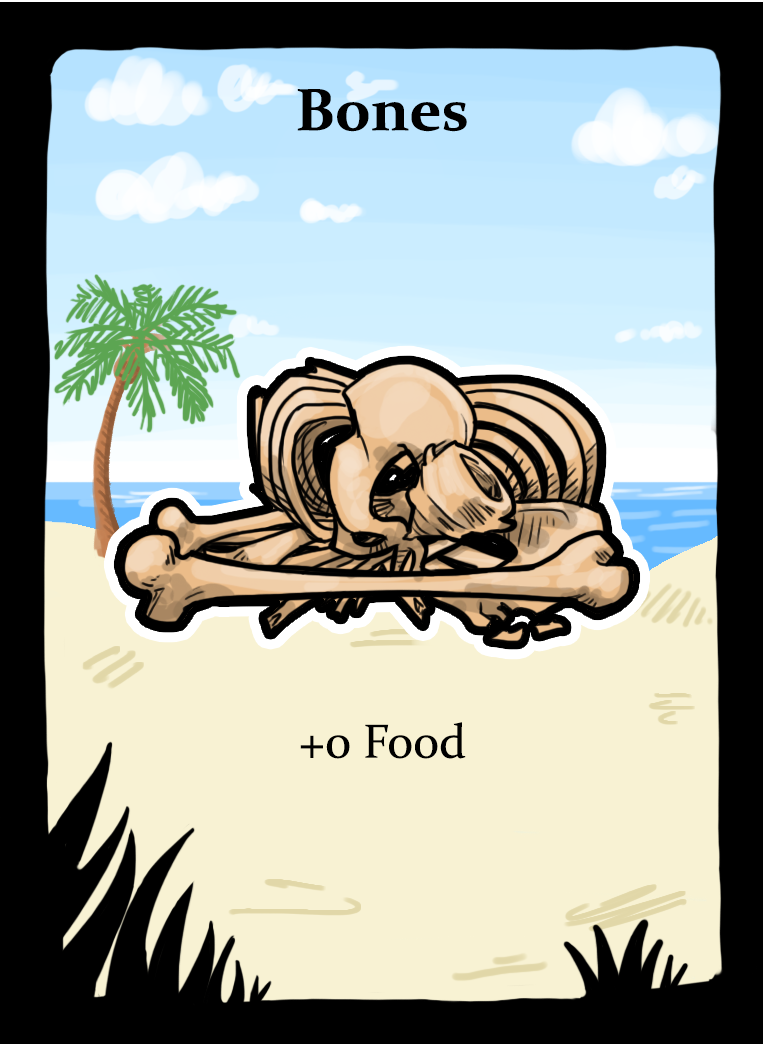
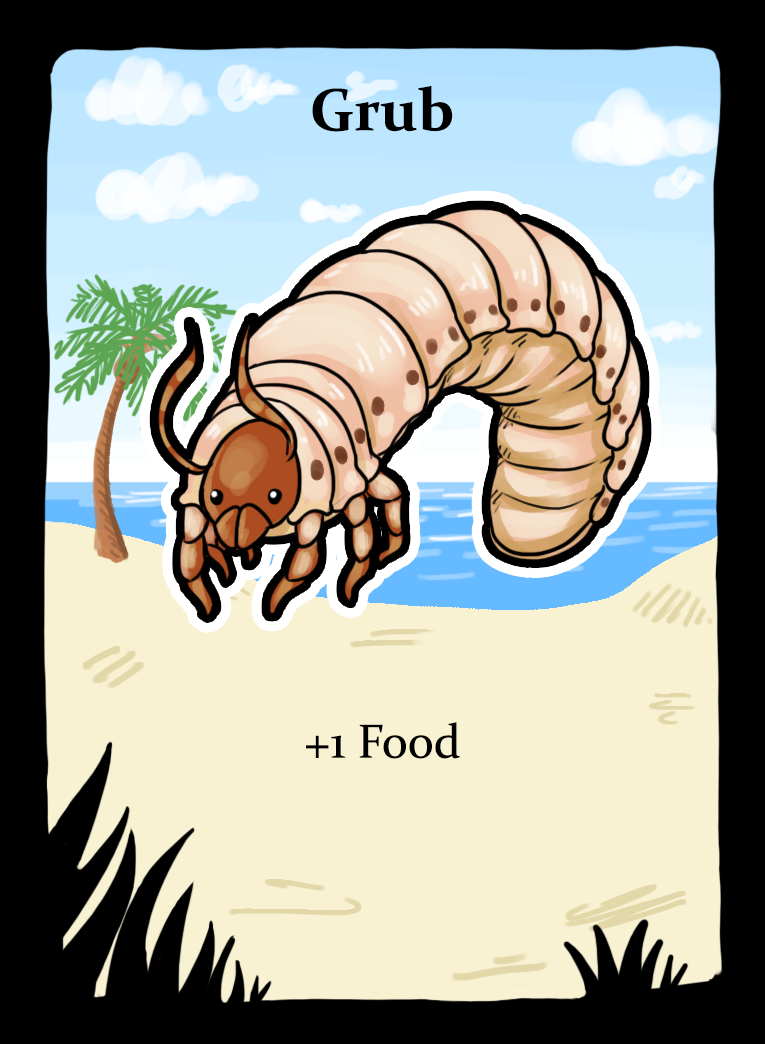
Revision of a layered 765x1044 image; what changed, layer by layer:
hid "Layer 24" over left=0, top=0, right=765, bottom=1044
renamed "+0 Food" to "+1 Food", painted on it over left=300, top=722, right=466, bottom=759
renamed "Bones" to "Grub", painted on it over left=297, top=86, right=467, bottom=132
showed group "grb" (8 layers) over left=143, top=204, right=661, bottom=646
hid group "Bones" (4 layers) over left=0, top=0, right=765, bottom=856
